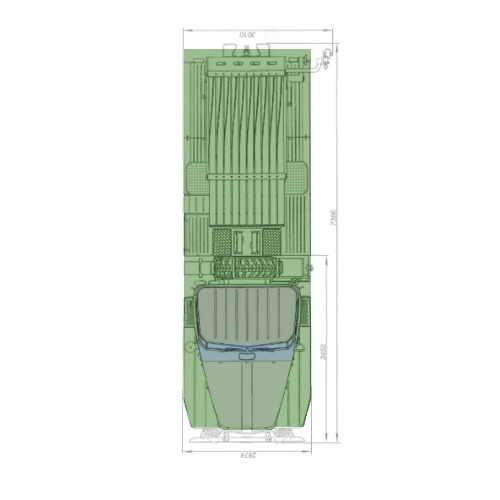
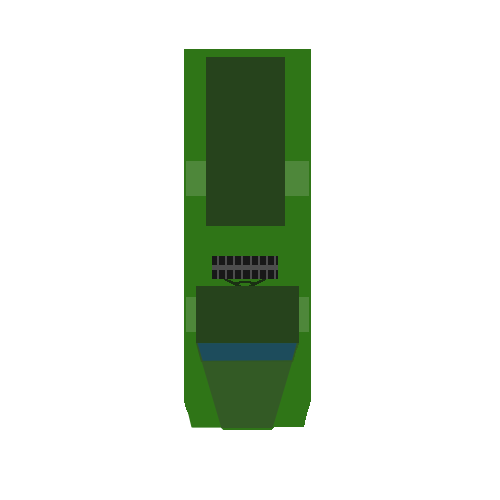
Before/after of a (500, 500) layered artwork. What changed in the layer stack:
hid "Layer 1", opacity 53% → 50% over box(171, 25, 345, 460)
added layer "Layer 11" above "Layer 15 copy" over box(206, 57, 285, 226)
added layer "Layer 15 copy" above "Layer 15" over box(234, 279, 266, 286)
added layer "Layer 15" above "Layer 14 copy 7" over box(224, 279, 241, 286)
added layer "Layer 14 copy 7" above "Layer 14 copy 6" over box(212, 265, 278, 270)
added layer "Layer 14 copy 6" above "Layer 14 copy 5" over box(274, 256, 276, 279)
added layer "Layer 14 copy 5" above "Layer 14 copy 4" over box(266, 256, 268, 279)
added layer "Layer 14 copy 4" above "Layer 14 copy 3" over box(258, 256, 260, 279)
added layer "Layer 14 copy 3" above "Layer 14 copy 2" over box(250, 256, 252, 279)
added layer "Layer 14 copy 2" above "Layer 14 copy" over box(241, 256, 243, 279)
added layer "Layer 14 copy" above "Layer 14" over box(233, 256, 235, 279)
added layer "Layer 14" above "Layer 13" over box(225, 256, 227, 279)
added layer "Layer 13" above "Layer 12" over box(217, 256, 219, 279)
added layer "Layer 12" above "Layer 12 copy" over box(212, 256, 278, 279)
added layer "Layer 12 copy" above "Layer 10" over box(186, 161, 309, 196)
added layer "Layer 12 copy 2" above "Layer 2" over box(186, 297, 309, 332)
